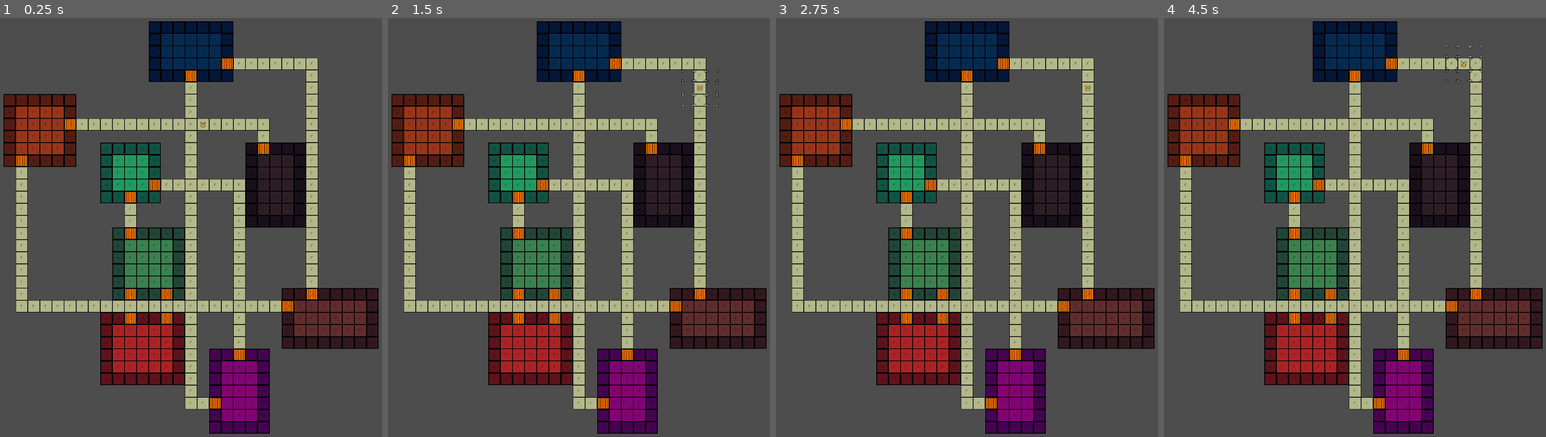
Above: before the commit, frames 1-4 (left to right).
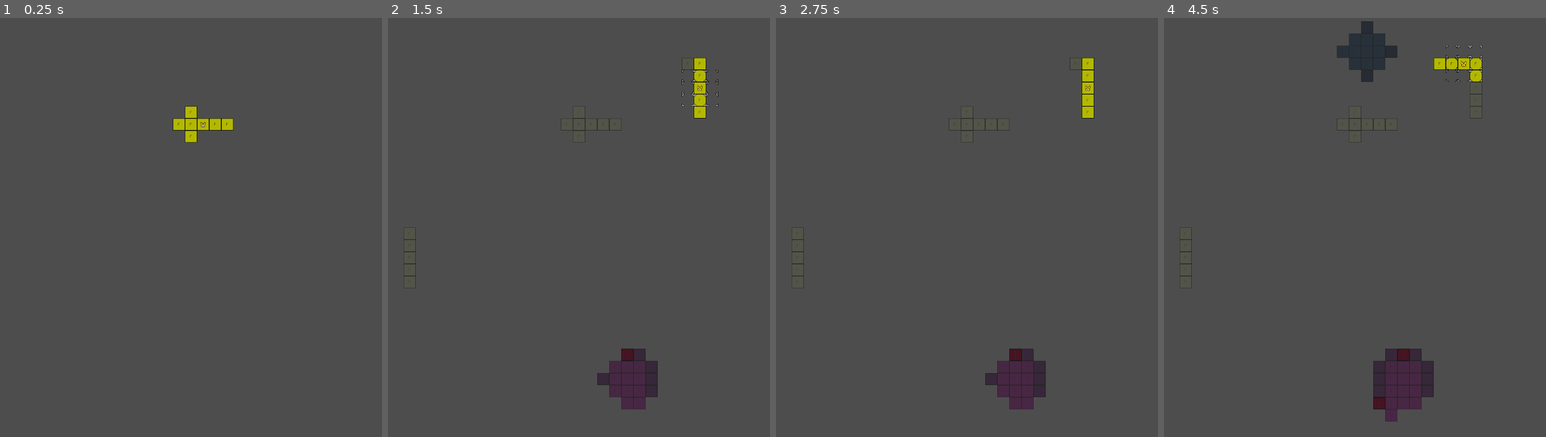
Above: after the commit, the same moments.

Repository: alanb33/GodotDungeonGame
Game: Godot game, scene res://Scenes/GameScene.tscn
Two runs of this game, one before a commit and one after it. Both use one fixed random seed, a clock stepped at 60 frames per second and the inputs below.
Inputs:
- Up to frame 1 (0.25 s): no input
- Up to frame 2 (1.5 s): tap Enter (ui_accept) at 0.5, 0.77, 1.25 s; hold Right (ui_right) 0.53-1.28 s; hold C (action_close) 0.53-1.28 s; hold Down (ui_down) from 1.28 s (still down); tap O (action_open) at 1.35 s
- Up to frame 3 (2.75 s): tap Enter (ui_accept) at 1.52, 2 s; release Down (ui_down) at 2.03 s; hold Right (ui_right) from 2.03 s (still down); hold C (action_close) from 2.03 s (still down)
- Up to frame 4 (4.5 s): tap Enter (ui_accept) at 2.75, 3.02, 3.5, 3.77, 4.25 s; release Right (ui_right) at 2.78 s; release C (action_close) at 2.78 s; hold Up (ui_up) 2.78-3.53 s; tap O (action_open) at 2.85, 4.35 s; hold C (action_close) 3.53-4.28 s; hold Left (ui_left) from 3.53 s (still down)

The runs differ from the first frame. In frame 1, 37% of the frame differs, in the area x 0-100%, y 0-100%; in frame 2, 37%; in frame 3, 37%; in frame 4, 37%.

Commit message:
Implementing 'vision code', prototype

Diff:
--- a/Scenes/Entity.gd
+++ b/Scenes/Entity.gd
@@ -13,10 +13,16 @@
 var _sprite: Sprite2D = null
 
 # Player control-related
-var _player_movement_controller = null
-var _player_action_controller = null
+var _player_movement_controller: PlayerMovementController = null
+var _player_action_controller: PlayerActionController = null
+
+# Sight components
+var _sight_circle: SightCircle = null
 
 var movement_locked := false
+
+func update_vision():
+	_sight_circle.update_visible_tiles()
 
 func _connect_components():
 	for component in _components.get_children():
@@ -29,6 +35,8 @@
 		if component is PlayerActionController:
 			_player_action_controller = component
 			_player_action_controller.action_request.connect(_on_action_request)
+		if component is SightCircle:
+			_sight_circle = component
 
 func _on_action_request(action: ActionTypes.Action):
 	if player_controlled:
--- a/Scenes/EntityManager.gd
+++ b/Scenes/EntityManager.gd
@@ -38,6 +38,7 @@
 	_player.position = tile.position
 	_player.coordinate.make_equal_to(tile.coordinate)
 	add_entity(_player)
+	_player.update_vision()
 	_connect_entities()
 
 func _on_action_request(entity: Entity, action: ActionTypes.Action):
--- a/Scenes/EntityMovementController.gd
+++ b/Scenes/EntityMovementController.gd
@@ -57,6 +57,7 @@
 func _move_entity(entity: Entity, dest_tile: Tile):
 	entity.coordinate.make_equal_to(dest_tile.coordinate)
 	entity.position = dest_tile.position
+	entity.update_vision()
 
 func _test_links():
 	assert(_entity_manager != null, "EMC has a null EM link")
--- a/Scenes/GameManager.gd
+++ b/Scenes/GameManager.gd
@@ -15,6 +15,7 @@
 func _on_dungeon_built():
 	_entity_manager.place_player()
 	_level_manager.highlight_rooms()
+	_level_manager.hide_tiles()
 
 func _test_links():
 	assert(_tile_maker != null)
--- a/Scenes/LevelManager.gd
+++ b/Scenes/LevelManager.gd
@@ -39,6 +39,10 @@
 	if room != null:
 		return room.get_features_of_type(type)
 	return null
+
+func hide_tiles():
+	for tile_key in _all_tiles:
+		_all_tiles[tile_key].visible = false
 
 func connect_adjacent_doors(tile: Tile):
 
@@ -177,7 +181,7 @@
 		var tiles: Dictionary = room.get_all_tiles()
 		for tile_key in tiles:
 			var tile: Tile = tiles[tile_key]
-			tile.sprite.modulate = room_color
+			tile.base_color = room_color
 
 func _test_links():
 	assert(_tile_maker != null)
--- a/Scenes/Player.tscn
+++ b/Scenes/Player.tscn
@@ -1,9 +1,13 @@
-[gd_scene load_steps=5 format=3 uid="uid://bcbshndx3utrx"]
+[gd_scene load_steps=7 format=3 uid="uid://bcbshndx3utrx"]
 
 [ext_resource type="Script" path="res://Scenes/Entity.gd" id="1_3l5so"]
 [ext_resource type="PackedScene" uid="uid://luktwnn1ah82" path="res://Sprites/fox_sprite_2d.tscn" id="2_5t86x"]
 [ext_resource type="PackedScene" uid="uid://dvnawyef432l7" path="res://Components/PlayerMovementController.tscn" id="3_ry8x2"]
 [ext_resource type="PackedScene" uid="uid://d3yhepl5udj3m" path="res://Components/PlayerActionController.tscn" id="4_sq4k8"]
+[ext_resource type="Script" path="res://Scenes/SightCircle.gd" id="5_e7q7x"]
+
+[sub_resource type="CircleShape2D" id="CircleShape2D_1a3rj"]
+radius = 16.0
 
 [node name="Player" type="Node2D"]
 script = ExtResource("1_3l5so")
@@ -18,3 +22,11 @@
 [node name="PlayerMovementController" parent="Components" instance=ExtResource("3_ry8x2")]
 
 [node name="PlayerActionController" parent="Components" instance=ExtResource("4_sq4k8")]
+
+[node name="SightCircle" type="Area2D" parent="Components"]
+position = Vector2(16, 16)
+script = ExtResource("5_e7q7x")
+
+[node name="CollisionShape2D" type="CollisionShape2D" parent="Components/SightCircle"]
+scale = Vector2(3, 3)
+shape = SubResource("CircleShape2D_1a3rj")
--- /dev/null
+++ b/Scenes/SightCircle.gd
@@ -0,0 +1,44 @@
+class_name SightCircle
+extends Area2D
+
+var _tiles_in_sight = []
+var tiles_in_sight: int:
+	get:
+		return len(_tiles_in_sight)
+
+var tiles_illuminated := false
+
+const highlight_color := Color.YELLOW
+
+func _clear_existing_tiles():
+	for tile in _tiles_in_sight:
+		tile.color = tile.base_color * 0.5
+
+	_tiles_in_sight.clear()
+
+func _highlight_tiles_in_range():
+	for tile in _tiles_in_sight:
+		tile.color = highlight_color
+		tile.visible = true
+
+func _wait_for_physics_update():
+	# Why does this need to be done? Because Godot is goofy about its physics frames...
+	# This is a workaround to prevent constant updating of vision as the alternative.
+	# The visual update frame seems to be two frames behind, thus the magic number.
+
+	var wait_counter = 0
+	while wait_counter < 2:
+		await get_tree().physics_frame
+		wait_counter += 1
+
+func update_visible_tiles():
+	await _wait_for_physics_update()
+	_clear_existing_tiles()
+	_add_tiles_in_range()
+	_highlight_tiles_in_range()
+
+func _add_tiles_in_range():
+	for object in get_overlapping_bodies():
+		if object is DetectionSquare:
+			var parent_tile = object.tile
+			_tiles_in_sight.append(parent_tile)
--- /dev/null
+++ b/Scenes/Terrain/DetectionSquare.gd
@@ -0,0 +1,4 @@
+class_name DetectionSquare
+extends StaticBody2D
+
+var tile: Tile = null
--- a/Scenes/Terrain/TileFloor.tscn
+++ b/Scenes/Terrain/TileFloor.tscn
@@ -1,11 +1,16 @@
-[gd_scene load_steps=4 format=3 uid="uid://djulmjialyhvr"]
+[gd_scene load_steps=6 format=3 uid="uid://djulmjialyhvr"]
 
 [ext_resource type="Script" path="res://Scripts/Tile/Tile.gd" id="1_orf53"]
 [ext_resource type="Script" path="res://Scripts/Tile/Terrain.gd" id="2_2vxua"]
 [ext_resource type="Texture2D" uid="uid://8rqj2mwuoapj" path="res://Sprites/Floor.png" id="3_mhryu"]
+[ext_resource type="Script" path="res://Scenes/Terrain/DetectionSquare.gd" id="4_xq5xs"]
 
-[node name="TileFloor" type="Node2D" node_paths=PackedStringArray("terrain")]
+[sub_resource type="RectangleShape2D" id="RectangleShape2D_hmb3o"]
+size = Vector2(32, 32)
+
+[node name="TileFloor" type="Node2D" node_paths=PackedStringArray("detection_square", "terrain")]
 script = ExtResource("1_orf53")
+detection_square = NodePath("DetectionSquare")
 terrain = NodePath("Terrain")
 
 [node name="Terrain" type="Node2D" parent="." node_paths=PackedStringArray("_sprite")]
@@ -16,3 +21,10 @@
 texture_filter = 1
 texture = ExtResource("3_mhryu")
 offset = Vector2(16, 16)
+
+[node name="DetectionSquare" type="StaticBody2D" parent="."]
+script = ExtResource("4_xq5xs")
+
+[node name="CollisionShape2D" type="CollisionShape2D" parent="DetectionSquare"]
+position = Vector2(16, 16)
+shape = SubResource("RectangleShape2D_hmb3o")
--- a/Scenes/Terrain/TileWall.tscn
+++ b/Scenes/Terrain/TileWall.tscn
@@ -1,11 +1,16 @@
-[gd_scene load_steps=4 format=3 uid="uid://de76xywx6dkif"]
+[gd_scene load_steps=6 format=3 uid="uid://de76xywx6dkif"]
 
 [ext_resource type="Script" path="res://Scripts/Tile/Tile.gd" id="1_6wycw"]
 [ext_resource type="Script" path="res://Scripts/Tile/Terrain.gd" id="2_shkbd"]
 [ext_resource type="Texture2D" uid="uid://c5slvcg6043su" path="res://Sprites/Wall.png" id="3_c54oh"]
+[ext_resource type="Script" path="res://Scenes/Terrain/DetectionSquare.gd" id="4_ydqqf"]
 
-[node name="TileWall" type="Node2D" node_paths=PackedStringArray("terrain")]
+[sub_resource type="RectangleShape2D" id="RectangleShape2D_r4etd"]
+size = Vector2(32, 32)
+
+[node name="TileWall" type="Node2D" node_paths=PackedStringArray("detection_square", "terrain")]
 script = ExtResource("1_6wycw")
+detection_square = NodePath("DetectionSquare")
 terrain = NodePath("Terrain")
 
 [node name="Terrain" type="Node2D" parent="." node_paths=PackedStringArray("_sprite")]
@@ -17,3 +22,10 @@
 texture_filter = 1
 texture = ExtResource("3_c54oh")
 offset = Vector2(16, 16)
+
+[node name="DetectionSquare" type="StaticBody2D" parent="."]
+script = ExtResource("4_ydqqf")
+
+[node name="CollisionShape2D" type="CollisionShape2D" parent="DetectionSquare"]
+position = Vector2(16, 16)
+shape = SubResource("RectangleShape2D_r4etd")
--- a/Scripts/Tile/Tile.gd
+++ b/Scripts/Tile/Tile.gd
@@ -6,6 +6,8 @@
 ### determines its passability, transparency, and sprite.
 
 var coordinate: Coordinate = Coordinate.new()
+
+@export var detection_square: DetectionSquare
 
 @export var terrain: Terrain
 var _feature: Feature = null
@@ -23,6 +25,34 @@
 var items = []
 var entity = null
 
+var discovered := false
+var within_sight := false
+
+var _base_color: Color = Color(1, 1, 1)
+var base_color: Color:
+	get:
+		return _base_color
+	set(value):
+		_base_color = value
+		sprite.modulate = value
+		if feature:
+			if feature.sprite != null:
+				feature.sprite.modulate = value
+
+var _color: Color = _base_color
+var color: Color:
+	get:
+		return _color
+	set(value):
+		_color = value
+		sprite.modulate = value
+		if feature:
+			if feature.sprite != null:
+				feature.sprite.modulate = value
+
+func reset_color():
+	color = base_color
+
 var sprite: Sprite2D:
 	get:
 		return terrain.sprite
@@ -35,3 +65,14 @@
 		feature.resize()
 	position.x = TileInfo.CURRENT_DIMENSIONS.x * (coordinate.vector2.x)
 	position.y = TileInfo.CURRENT_DIMENSIONS.y * (coordinate.vector2.y)
+
+func _test_links():
+	assert(terrain != null, "Tile tried to initiate with a null terrain")
+	assert(detection_square != null, "Tile tried to initiate with a null detection square")
+
+func _link_detection_square():
+	detection_square.tile = self
+
+func _ready():
+	_test_links()
+	_link_detection_square()
